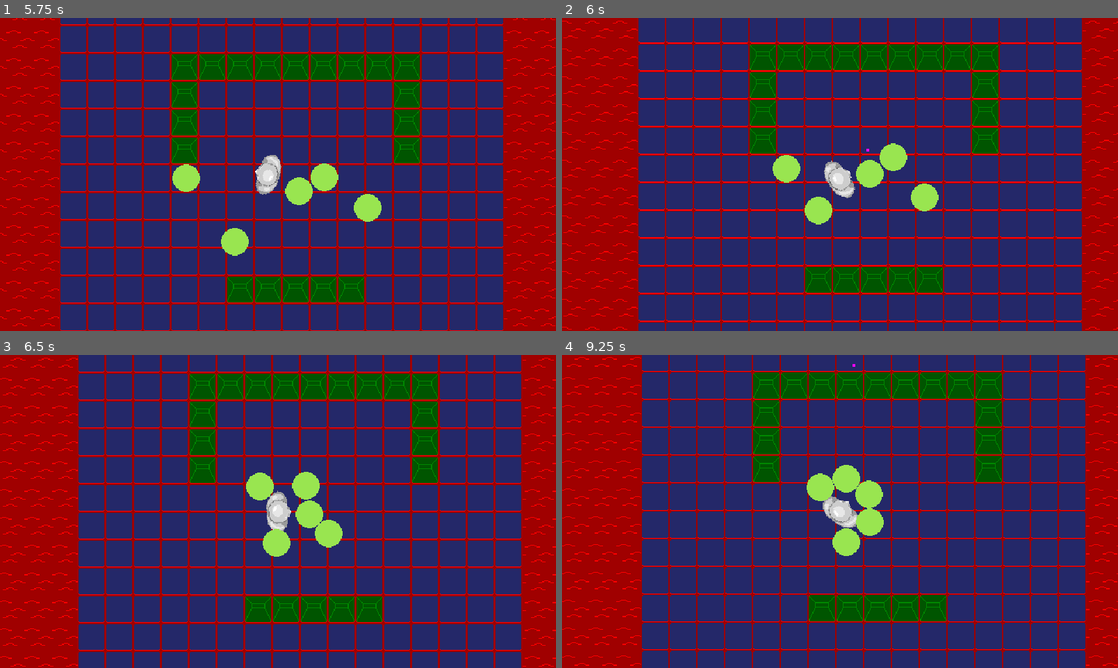
Above: before the commit, frames 1-4 (two rows, left to right).
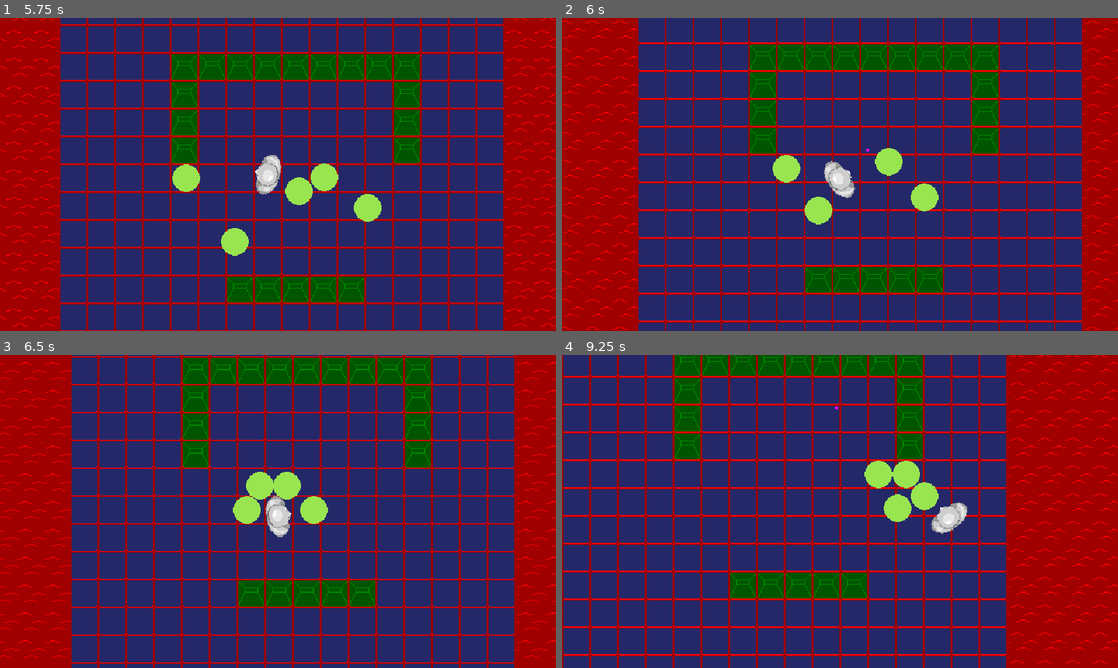
Above: after the commit, the same moments.

Repository: Burger-Bois/LD54-Godot-Team
Game: Godot game, scene res://scenes/main.tscn
Two runs of this game, one before a commit and one after it. Both use one fixed random seed, a clock stepped at 60 frames per second and the inputs below.
Inputs (mouse positions are in pixels of both pictures, inside the frame that each line leads up to):
- Up to frame 1 (5.75 s): click "Start" at 0.5 s; tap Enter at 1.25 s; move the mouse to (400, 158) at 1.27 s; hold D (right) 1.28-2.03 s; hold Right mouse button (aim) 1.28-2.03 s; click (400, 158) at 1.42 s; move the mouse to (166, 190) at 2.02 s; hold S (down) 2.03-2.78 s; click (166, 190) at 2.1 s; move the mouse to (333, 105) at 2.77 s; hold D (right) 2.78-3.53 s; hold Right mouse button (aim) 2.78-3.53 s; click (333, 105) at 2.92 s; move the mouse to (250, 237) at 3.52 s; hold W (up) 3.53-4.28 s; click (250, 237) at 3.6 s; move the mouse to (444, 221) at 4.27 s; hold Right mouse button (aim) 4.28-5.03 s; hold A (left) from 4.28 s (still down); click (444, 221) at 4.42 s; move the mouse to (111, 127) at 5.02 s; click (111, 127) at 5.1 s
- Up to frame 2 (6 s): move the mouse to (867, 174) at 5.77 s; release A (left) at 5.78 s; hold S (down) from 5.78 s (still down); hold Right mouse button (aim) from 5.78 s (still down); click (867, 174) at 5.92 s
- Up to frame 3 (6.5 s): keep holding S (down); keep holding Right mouse button (aim)
- Up to frame 4 (9.25 s): move the mouse to (756, 433) at 6.52 s; release S (down) at 6.53 s; release Right mouse button (aim) at 6.53 s; hold D (right) 6.53-7.28 s; click (756, 433) at 6.6 s; move the mouse to (962, 495) at 7.27 s; hold W (up) 7.28-8.03 s; hold Right mouse button (aim) 7.28-8.03 s; click (962, 495) at 7.42 s; move the mouse to (728, 527) at 8.02 s; hold D (right) 8.03-8.78 s; click (728, 527) at 8.1 s; move the mouse to (895, 442) at 8.77 s; hold S (down) from 8.78 s (still down); hold Right mouse button (aim) from 8.78 s (still down); click (895, 442) at 8.92 s

Frame 1 is identical in both runs. In frame 2, 0.5% of the frame differs, in the area x 52-63%, y 40-55%; in frame 3, 32%; in frame 4, 57%, in the area x 0-100%, y 0-100%.

Commit message:
add basic enemy killing

Diff:
--- a/scenes/enemy.tscn
+++ b/scenes/enemy.tscn
@@ -9,6 +9,7 @@
 [node name="Enemy" type="CharacterBody2D"]
 collision_layer = 2
 collision_mask = 3
+input_pickable = true
 motion_mode = 1
 wall_min_slide_angle = 0.0
 script = ExtResource("1_pfhrn")
@@ -30,3 +31,5 @@
 shape = SubResource("CircleShape2D_1rnnr")
 debug_color = Color(0.960784, 0.176471, 0.207843, 0.419608)
 metadata/_edit_lock_ = true
+
+[connection signal="input_event" from="." to="." method="_on_input_event"]
--- a/scripts/enemy.gd
+++ b/scripts/enemy.gd
@@ -25,3 +25,7 @@
 func move(velo: Vector2) -> void:
 	velocity = velo
 	move_and_slide()
+
+func _on_input_event(_viewport, event, _shape_idx):
+	if event is InputEventMouseButton and event.button_index == MOUSE_BUTTON_LEFT:
+		queue_free()
